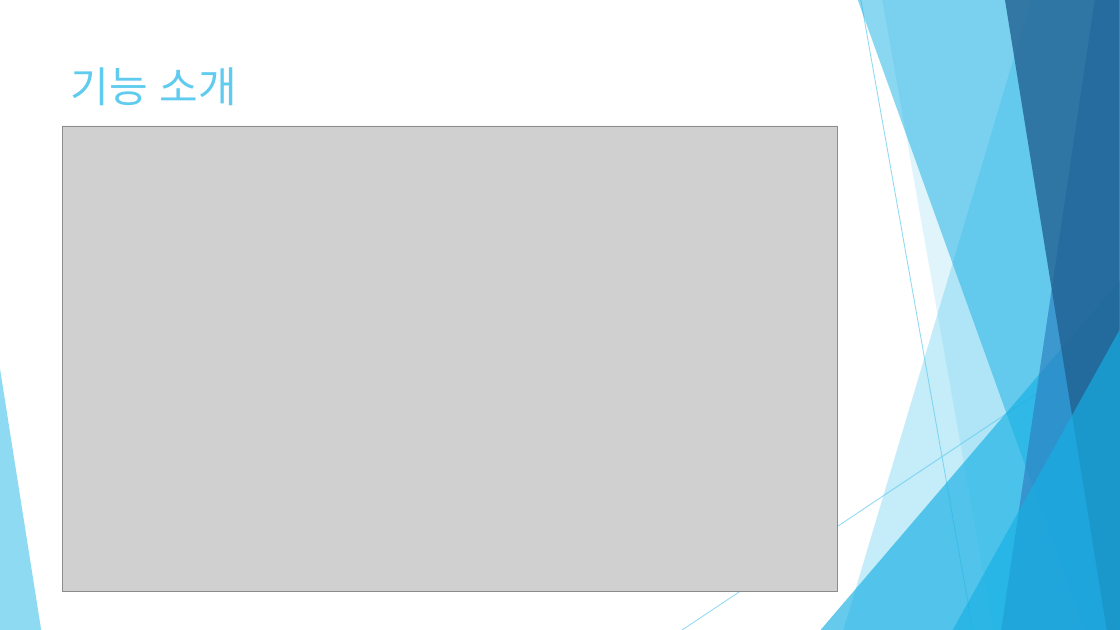
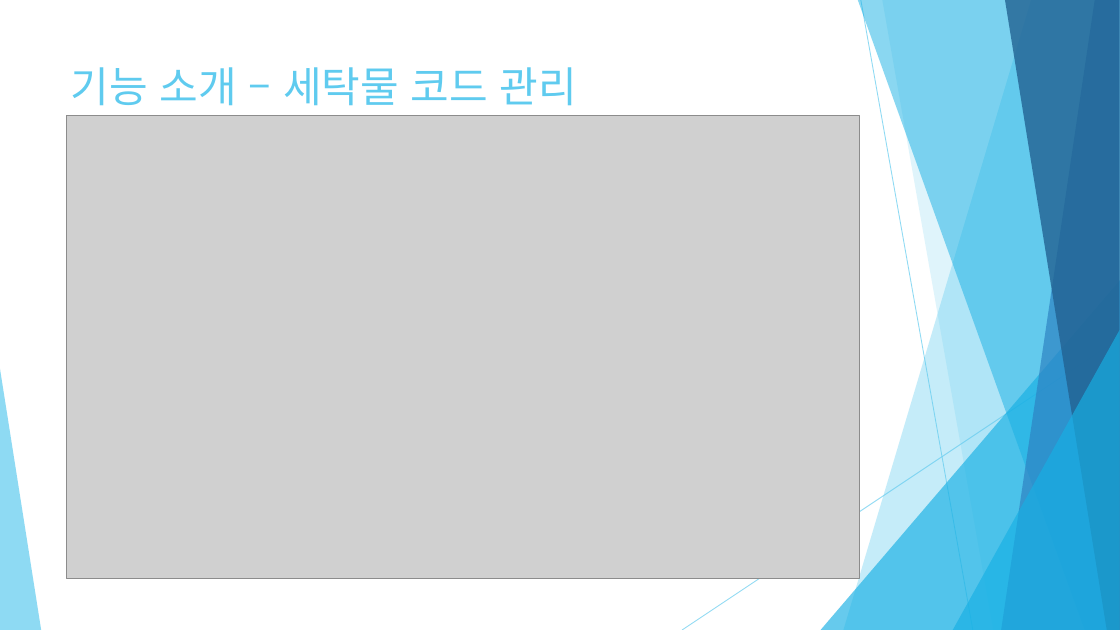
Before and after one commit to mywns123/project_yeop, a slide deck: slide 31 of document/세탁물 주문 관리_임준엽.pptx (slide 24 before the commit). Drawn at 1120x630 pixels with LibreOffice and Linux fonts; fonts in the diff are those of the drawing; grey boxes stand for pictures. Boxes give left, top, right and bottom in pixels: in the first picture for what was removed or moved away, otherwise in the second. Text is boxed around its words. In the diff, an @@ line names an element or a change of style, - is before the commit and + after.

```diff
--- a/document/세탁물 주문 관리_임준엽.pptx
+++ b/document/세탁물 주문 관리_임준엽.pptx
@@ title at [71, 67, 577, 106]: text changed @@
-기능 소개
+기능 소개 – 세탁물 코드 관리
@@ picture: place and size @@
-picture at [62, 126, 838, 592]
+picture at [66, 116, 860, 579]
```
Also in this commit, not shown: 19 other slides changed, 7 slides added, 19 other files.
